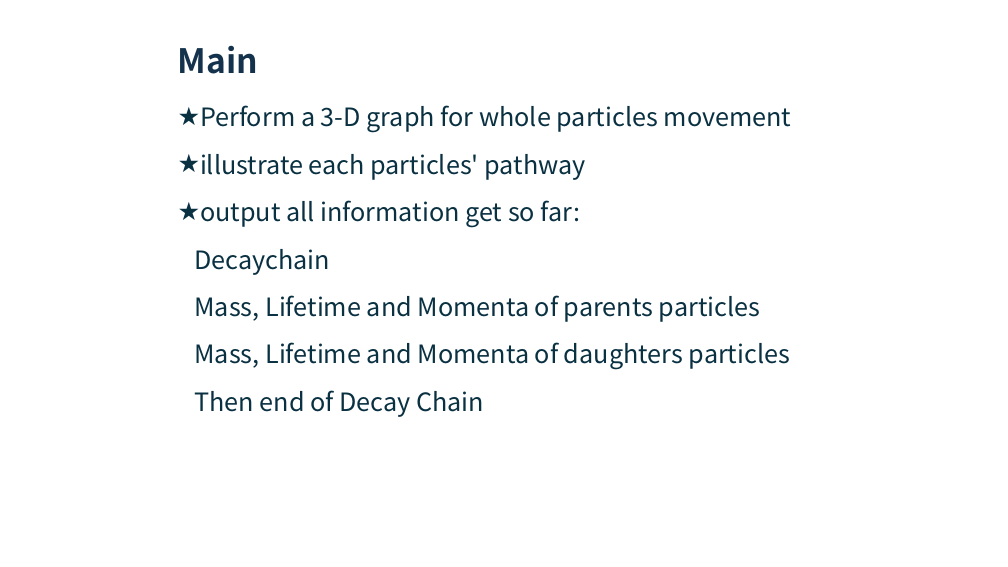
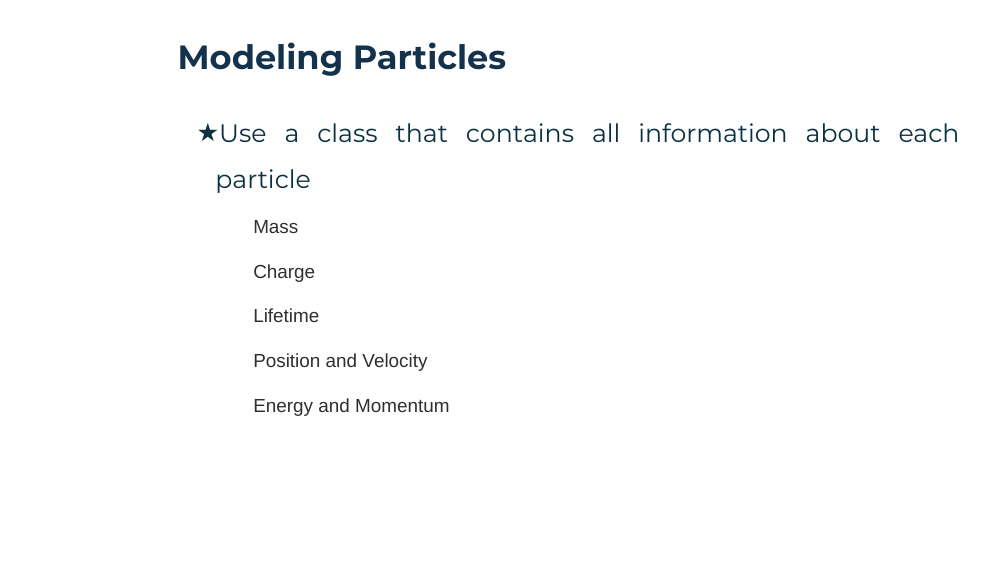
Before and after one commit to pitt1321-2161/Particle_Accelerator_Simulation, a slide deck: slide 4 of Particle Accelerator Simulation.pptx (slide 9 before the commit). Drawn at 1008x567 pixels with LibreOffice and Linux fonts; fonts in the diff are those of the drawing; background and template pictures are left out. Boxes give left, top, right and bottom in pixels: in the first picture for what was removed or moved away, otherwise in the second. Text is boxed around its words. In the diff, an @@ line names an element or a change of style, - is before the commit and + after.

```diff
--- a/Particle Accelerator Simulation.pptx
+++ b/Particle Accelerator Simulation.pptx
@@ title at bbox=[178, 42, 506, 76]: text changed; font Noto Sans CJK SC to Montserrat @@
-Main
+Modeling Particles
@@ text at bbox=[215, 123, 960, 416]: text changed; size 24 to 18 pt; font Noto Sans CJK SC to Arial; text colour #0A3142 to #2F2F2F @@
-★ Perform a 3-D graph for whole particles movement
-★ illustrate each particles' pathway
-★ output all information get so far:
-Decaychain
-Mass, Lifetime and Momenta of parents particles
-Mass, Lifetime and Momenta of daughters particles
-Then end of Decay Chain
+★ Use a class that contains all information about each particle
+    Mass
+    Charge
+    Lifetime
+    Position and Velocity
+    Energy and Momentum
```
Also in this commit, not shown: 9 other slides changed, 17 slides added, 7 other files.
